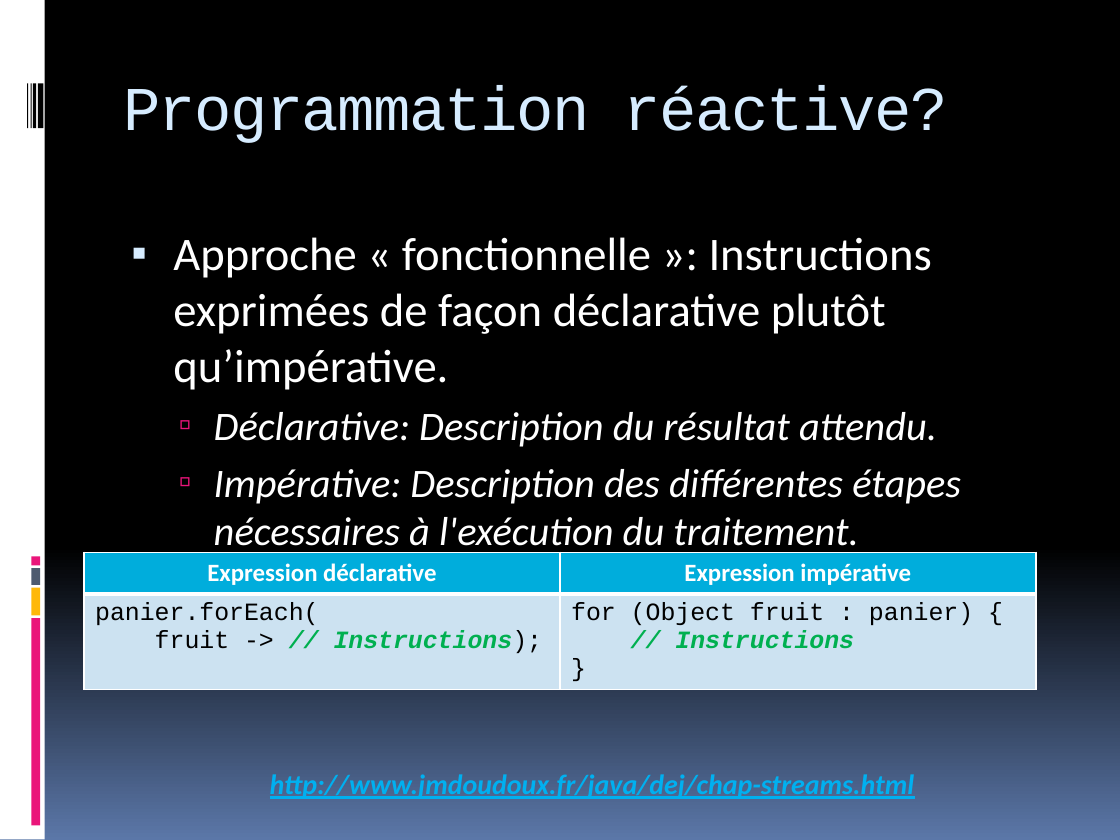
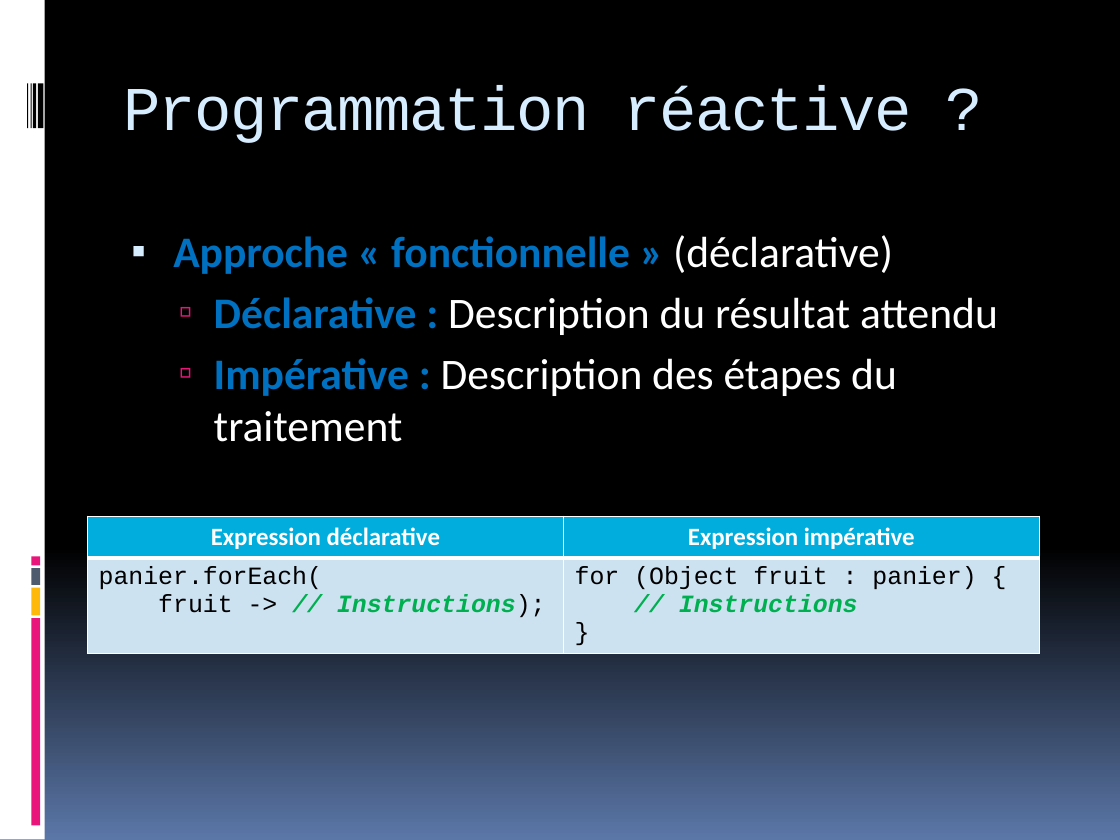
Before and after one commit to plip-plop/rxjsproject, a slide deck: slide 4 of RxJS_MARBLE_ET_OPERATOR.pptx. Drawn at 1120x840 pixels with LibreOffice and Linux fonts; fonts in the diff are those of the drawing. Boxes give left, top, right and bottom in pixels: in the first picture for what was removed or moved away, otherwise in the second. Text is boxed around its words. In the diff, an @@ line names an element or a change of style, - is before the commit and + after.

```diff
--- a/RxJS_MARBLE_ET_OPERATOR.pptx
+++ b/RxJS_MARBLE_ET_OPERATOR.pptx
@@ title at (123,86,912,143): spaces changed @@
-Programmation réactive?
+Programmation réactive ?
@@ text at (173,235,998,442): text changed; size 26 to 28 pt; italic off @@
-▪ Approche « fonctionnelle »: Instructions exprimées de façon déclarative plutôt qu’impérative.
-  ▫ Déclarative: Description du résultat attendu.
-  ▫ Impérative: Description des différentes étapes nécessaires à l'exécution du traitement.
-http://www.jmdoudoux.fr/java/dej/chap-streams.html
+▪ Approche « fonctionnelle » (déclarative)
+  ▫ Déclarative : Description du résultat attendu
+  ▫ Impérative : Description des étapes du traitement
@@ table: place and size @@
-table at (84,552,1036,694)
+table at (87,516,1039,659)
```
Also in this commit, not shown: 12 other slides changed, 1 other file.
